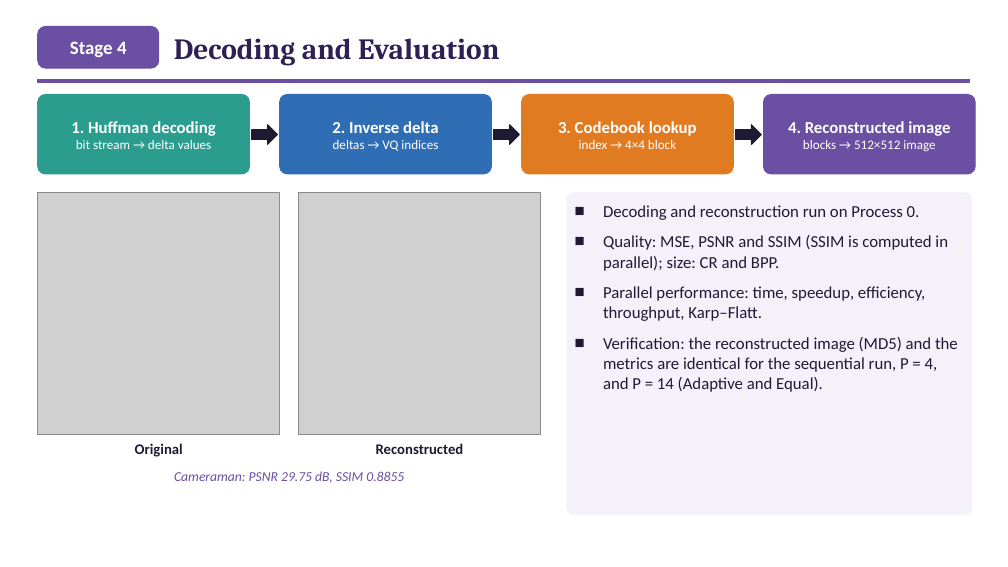
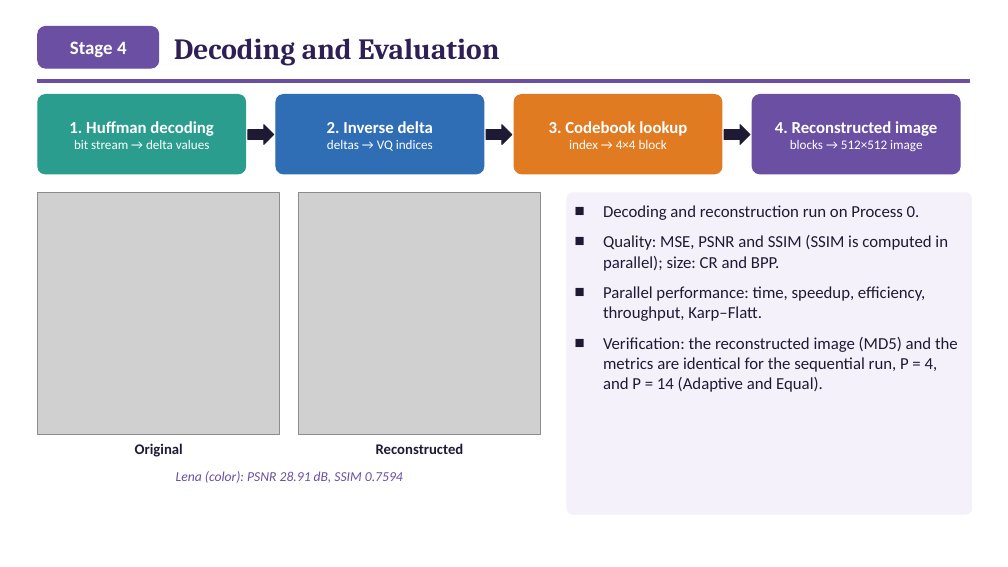
Before and after one commit to ibtihal-cpu/mihk, a slide deck: slide 17 of results/seminar/figs/Seminar_Ibtihal_FINAL.pptx. Drawn at 1008x567 pixels with LibreOffice and Linux fonts; fonts in the diff are those of the drawing; grey boxes stand for pictures. Boxes give left, top, right and bottom in pixels: in the first picture for what was removed or moved away, otherwise in the second. Text is boxed around its words. In the diff, an @@ line names an element or a change of style, - is before the commit and + after.

```diff
--- a/results/seminar/figs/Seminar_Ibtihal_FINAL.pptx
+++ b/results/seminar/figs/Seminar_Ibtihal_FINAL.pptx
@@ rounded rectangle: place and size @@
-rounded rectangle at bbox=[38, 95, 250, 174]
+rounded rectangle at bbox=[38, 95, 246, 174]
@@ text "2. Inverse delta": place and size @@
-text "2. Inverse delta" at bbox=[332, 121, 438, 151]
+text "2. Inverse delta" at bbox=[327, 121, 433, 151]
@@ rounded rectangle: place and size @@
-rounded rectangle at bbox=[280, 95, 492, 174]
+rounded rectangle at bbox=[276, 95, 484, 174]
@@ text "3. Codebook lookup": place and size @@
-text "3. Codebook lookup" at bbox=[558, 121, 697, 149]
+text "3. Codebook lookup" at bbox=[549, 121, 687, 149]
@@ rounded rectangle: place and size @@
-rounded rectangle at bbox=[522, 95, 734, 174]
+rounded rectangle at bbox=[514, 95, 722, 174]
@@ 2 right arrows, 1 text, 1 rounded rectangle: place and size @@
-2 right arrows, 1 text, 1 rounded rectangle at bbox=[494, 95, 975, 174]
+2 right arrows, 1 text, 1 rounded rectangle at bbox=[486, 95, 960, 174]
@@ right arrow: place and size @@
-right arrow at bbox=[252, 125, 278, 144]
+right arrow at bbox=[248, 125, 274, 144]
@@ text at bbox=[176, 471, 403, 483]: text changed @@
-Cameraman: PSNR 29.75 dB, SSIM 0.8855
+Lena (color): PSNR 28.91 dB, SSIM 0.7594
```
Also in this commit, not shown: 4 other files.
